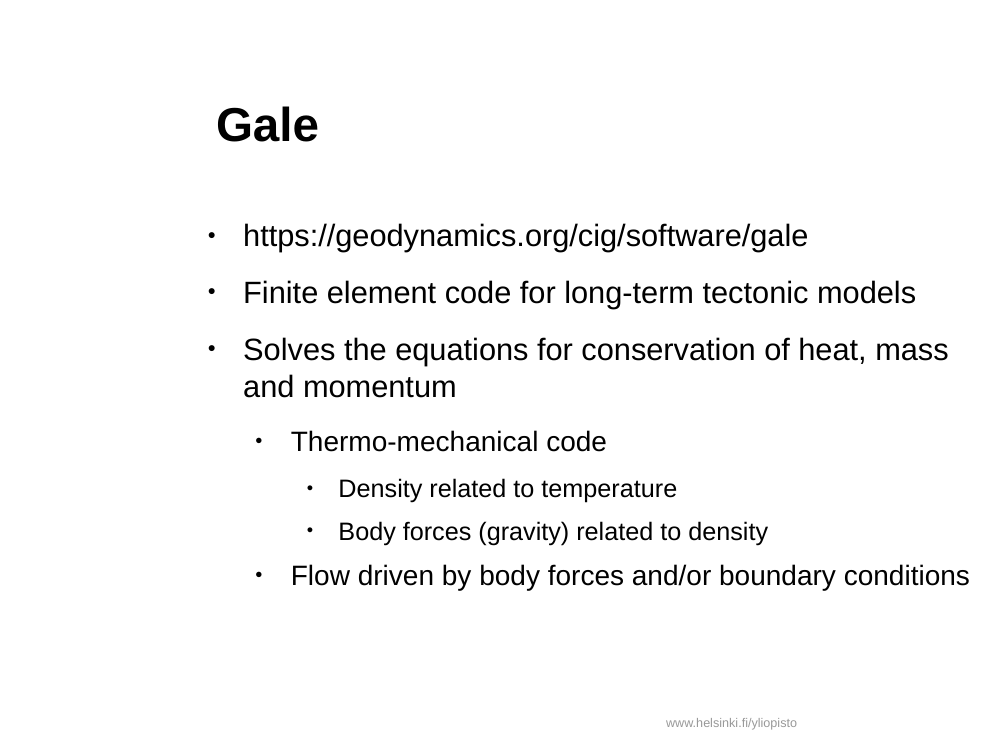
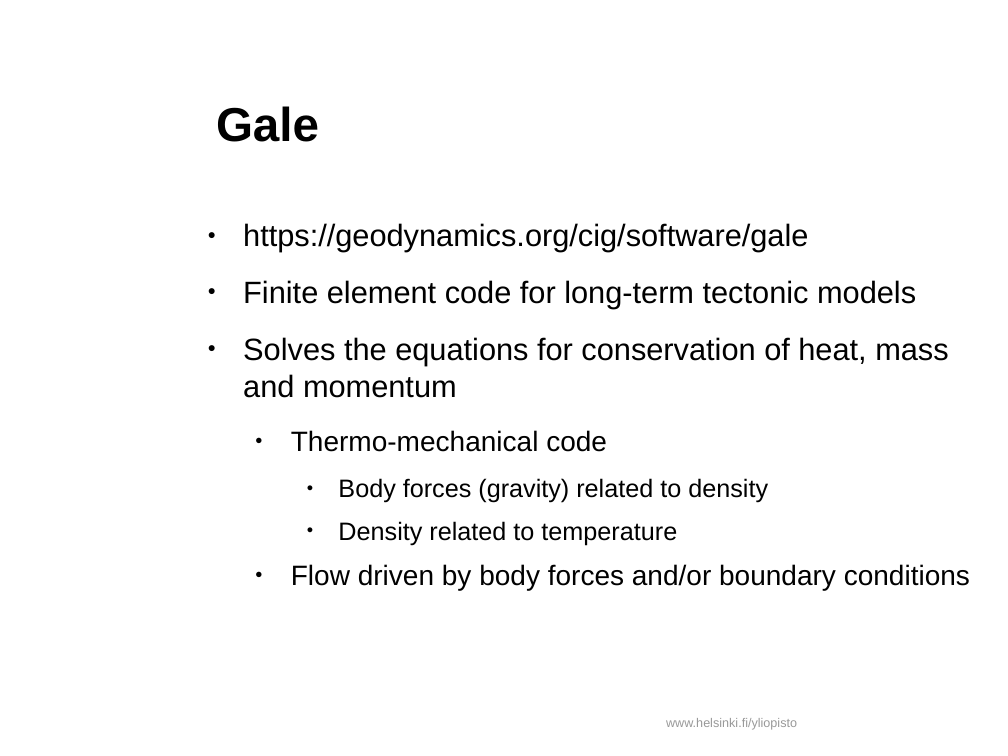
Before and after one commit to HUGG/NGWM2016-modelling-course, a slide deck: slide 3 of Lessons/07-Gale-model-design/Gale-model-design.odp. Drawn at 1008x756 pixels with LibreOffice and Linux fonts; fonts in the diff are those of the drawing; background and template pictures are left out. Boxes give left, top, right and bottom in pixels: in the first picture for what was removed or moved away, otherwise in the second. Text is boxed around its words. In the diff, an @@ line names an element or a change of style, - is before the commit and + after.

Commit message:
Gale model design PDF

```diff
--- a/Lessons/07-Gale-model-design/Gale-model-design.odp
+++ b/Lessons/07-Gale-model-design/Gale-model-design.odp
@@ text at [338,478,768,503]: paragraph added @@
+    ● Body forces (gravity) related to density
@@ text at [338,521,768,545]: paragraph removed @@
-    ● Body forces (gravity) related to density
```
Also in this commit, not shown: 4 other slides changed, 1 other file.
